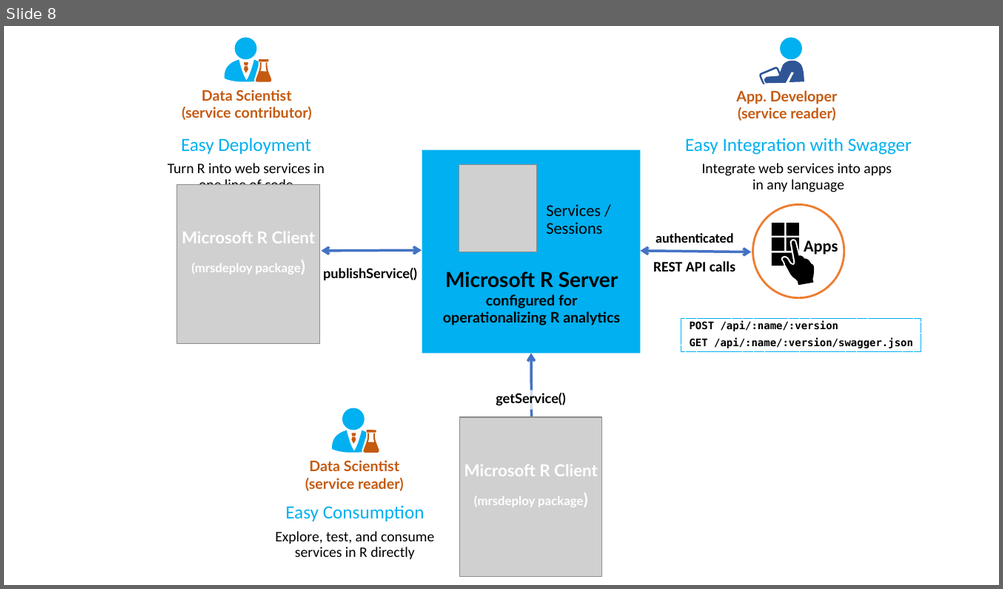
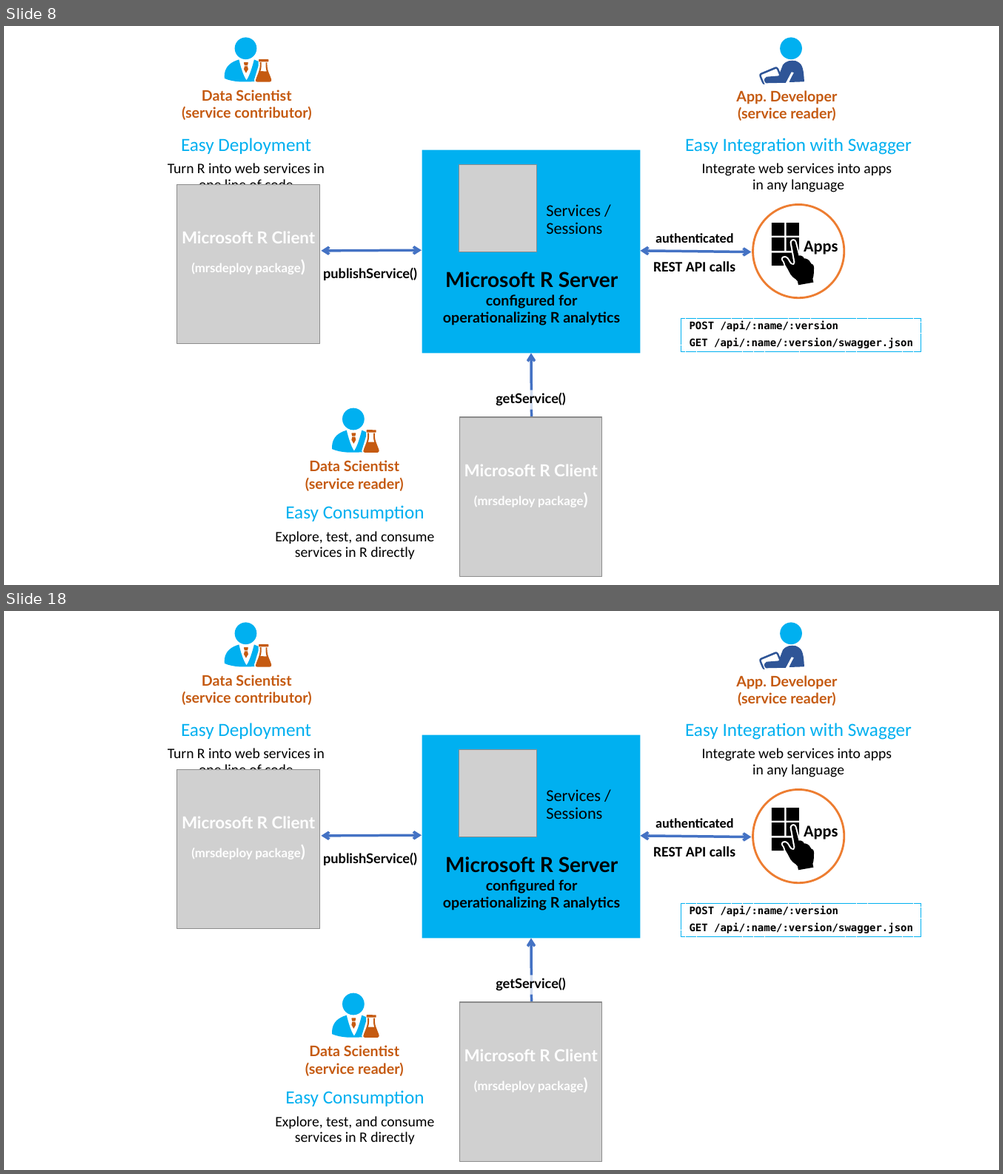
Before and after one commit to MicrosoftDocs/machine-learning-server-docs, a slide deck: microsoft-r/media/o16n/about-o16n.pptx. Shown one above the other, each under a label of ours: slide 8 before the commit, slides 8 and 18 after it; the slides between them are not shown. The pictures are 1003x589 and 1003x1174 pixels, drawn with LibreOffice and Linux fonts; fonts in the diff are those of the drawing; grey boxes stand for pictures. Boxes give left, top, right and bottom in pixels: in the first picture for what was removed or moved away, otherwise in the second. Text is boxed around its words. In the diff, an @@ line names an element or a change of style, - is before the commit and + after.

Commit message:
O16N: split out the config guides

```diff
--- a/microsoft-r/media/o16n/about-o16n.pptx
+++ b/microsoft-r/media/o16n/about-o16n.pptx
@@ slide 18 added at [4, 611, 999, 1170], background #FFFFFF @@
@@ group added at [182, 622, 311, 705]: 4 freeform shapes, 1 text, 1 rounded rectangle, 1 ellipse @@
+Data Scientist
+(service contributor)
@@ group added at [736, 622, 837, 706]: 2 freeform shapes, 1 text, 1 ellipse @@
+App. Developer
+(service reader)
@@ text added at [168, 723, 324, 770], 14 pt, text #000000 @@
+Easy Deployment
+Turn R into web services in one line of code
@@ text added at [685, 723, 911, 777], 14 pt, text #000000 @@
+Easy Integration with Swagger
+Integrate web services into apps
+in any language
@@ picture added at [177, 769, 319, 929] @@
@@ group added at [422, 735, 640, 939]: 2 texts, 1 rectangle, 1 picture @@
+Microsoft R Server
+configured for
+operationalizing R analytics
+Services / Sessions
@@ ellipse added at [753, 790, 844, 883], fill #FFFFFF, outline #ED7D31 2 pt @@
@@ freeform shape added at [771, 808, 814, 870], fill #000000 @@
@@ text added at [182, 817, 316, 860], 16 pt, text #FFFFFF, bold @@
+Microsoft R Client
+(mrsdeploy package)
@@ text added at [655, 818, 733, 828], 13 pt, text #000000, bold @@
+authenticated
@@ text added at [803, 826, 837, 840], 16 pt, text #000000, bold @@
+Apps
@@ double arrow added from (321, 835) to (421, 835), #4472C4 2.5 pt @@
@@ text added at [323, 853, 417, 866], 13 pt, text #000000, bold @@
+publishService()
@@ double arrow added from (640, 835) to (751, 837), #4472C4 2.5 pt @@
@@ text added at [653, 846, 735, 857], 14 pt, text #000000, bold @@
+REST API calls
@@ rectangle added at [680, 903, 920, 937], outline #00B0F0 0.75 pt dashed, 10 pt, text #000000, bold @@
+POST /api/:name/:version
+GET /api/:name/:version/swagger.json
@@ double arrow added from (532, 1025) to (531, 939), #4472C4 2.5 pt @@
@@ text added at [495, 977, 566, 992], 13 pt, text #000000, bold @@
+getService()
@@ group added at [305, 994, 403, 1076]: 4 freeform shapes, 1 text, 1 rounded rectangle, 1 ellipse @@
+Data Scientist
+(service reader)
@@ picture added at [459, 1002, 602, 1162] @@
@@ text added at [464, 1050, 597, 1093], 16 pt, text #FFFFFF, bold @@
+Microsoft R Client
+(mrsdeploy package)
@@ text added at [275, 1091, 434, 1145], 14 pt, text #000000 @@
+Easy Consumption
+Explore, test, and consume services in R directly
```
Also in this commit, not shown: 21 other slides added, 8 other files.
